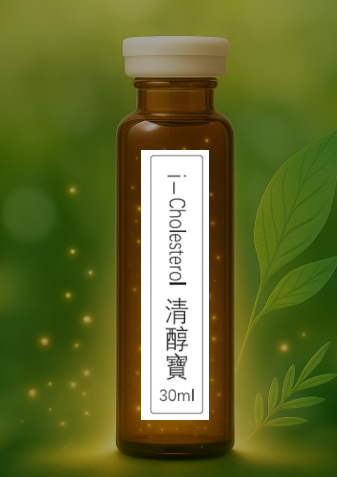
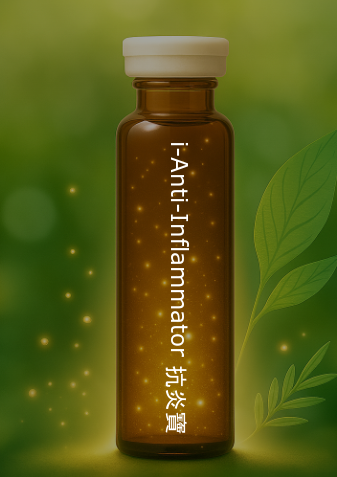
Revision of a layered (337, 477) image; what changed, layer by layer:
added layer "i-Anti-Inflammator 抗炎寶 #1" above "i-Anti-Inflammator 抗炎寶" over [165, 142, 189, 434]
hid "Pasted Layer #1" over [141, 150, 209, 420]